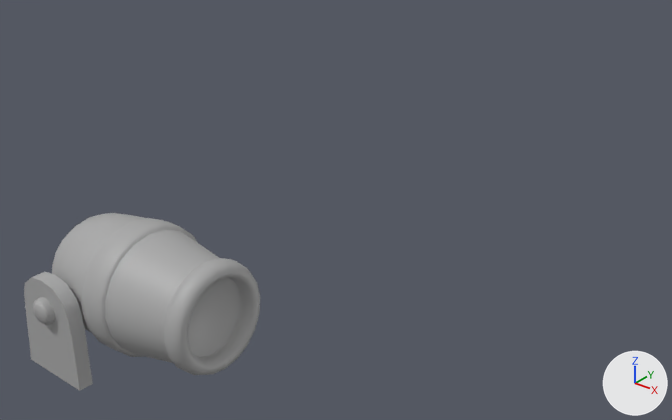
Two versions of the FBX model Assets/Visuals/Models/World/cannon2.fbx, one commit apart.
Both versions are drawn from a camera (50 mm lens) standing at (6.31, -2.64, 4.67) and looking at (2.55, 2.06, 1.75). The axes (+X, +Y, +Z) are drawn at lower right. The lights are the same throughout. Where no turn or scale is listed for an object, it has been applied to the vertices.
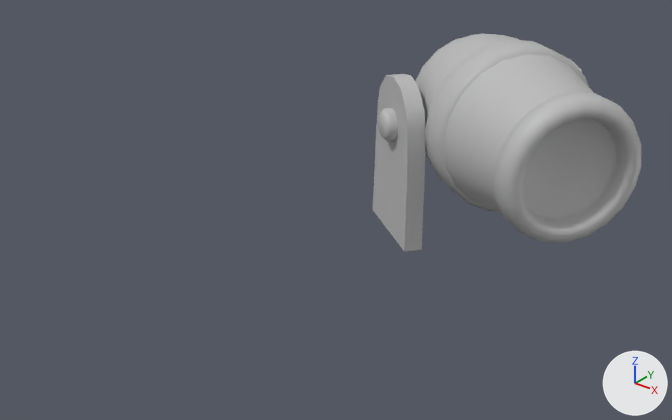
Pixel boxes [x1, y1, x2, y2] of what changed, in the pictures (672 x 420 px):
'cannon_body', added
    after: [415, 33, 641, 242]
'pCylinder14', deleted
    before: [52, 213, 260, 375]
'polySurface21', moved, rescaled, turned
    before: [24, 272, 93, 391]
    after: [373, 59, 583, 252]
'polySurface23', moved, turned, rescaled
    before: [33, 297, 55, 325]
    after: [378, 108, 398, 142]

The change, as a diff of the scene's bpy script:
```diff
--- a/Assets/Visuals/Models/World/cannon2.fbx.py
+++ b/Assets/Visuals/Models/World/cannon2.fbx.py
@@ mat_lambert11 @@
+mat_lambert11 = principled_material('lambert11')
+mat_lambert11.base_color = (0.5, 0.5, 0.5)  # grey #bcbcbc
@@ me_mesh_1 @@
+me_mesh_1.from_pydata(...)  # 402 vertices, 420 faces; spans x -0.57..1.62, y -1.33..0.6, z -0.64..0.77
+me_mesh_1.materials.append(mat_lambert11)  # grey #bcbcbc
@@ ob_polysurface23 @@
 ob_polysurface23 = bpy.data.objects.new('polySurface23', me_mesh_002)
-ob_polysurface23.location = (2.667, 0.0, 2.163)
-ob_polysurface23.rotation_euler = (1.571, 0.0, 0.0)  # degrees (90, 0, 0)
-ob_polysurface23.scale = (0.01, 0.01, 0.01)
+ob_polysurface23.location = (-24.72, -0.336, 0.153)
@@ ob_polysurface21 @@
 ob_polysurface21 = bpy.data.objects.new('polySurface21', me_mesh_001)
-ob_polysurface21.location = (2.649, 0.0, 2.044)
-ob_polysurface21.rotation_euler = (1.571, 0.0, 0.0)  # degrees (90, 0, 0)
-ob_polysurface21.scale = (0.01, 0.01, 0.01)
+ob_polysurface21.parent = ob_cannon1
+ob_polysurface21.location = (-26.51, -15.6, 0.153)
+ob_polysurface21.scale = (1.0, 1.26, 1.0)
@@ ob_pcylinder14 @@
-ob_pcylinder14 = bpy.data.objects.new('pCylinder14', me_mesh)
-ob_pcylinder14.location = (2.649, 0.0, 2.163)
@@ ob_cannon1 @@
+ob_cannon1 = bpy.data.objects.new('cannon1', None)
+ob_cannon1.location = (2.914, 3.882, 1.881)
+ob_cannon1.rotation_euler = (1.571, 0.0, -0.584)  # degrees (90, 0, -33)
+ob_cannon1.scale = (0.0199, 0.0199, 0.0199)
@@ ob_cannon_body @@
+ob_cannon_body = bpy.data.objects.new('cannon_body', me_mesh_1)
+ob_cannon_body.location = (2.472, 4.171, 1.875)
```
